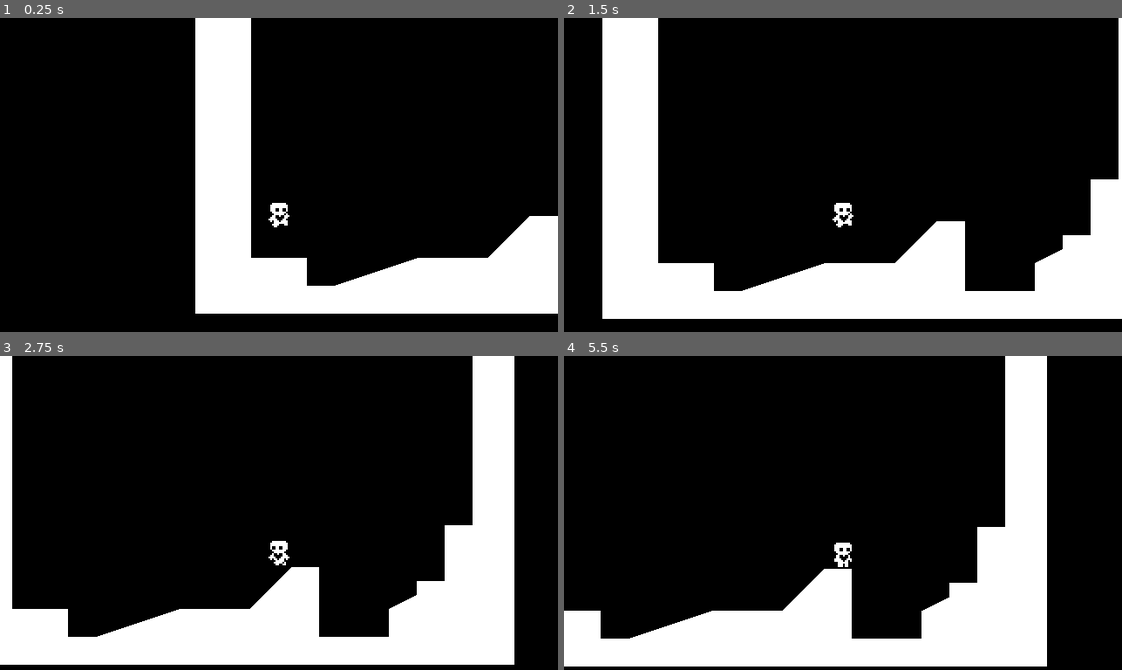
Above: before the commit, frames 1-4 (two rows, left to right).
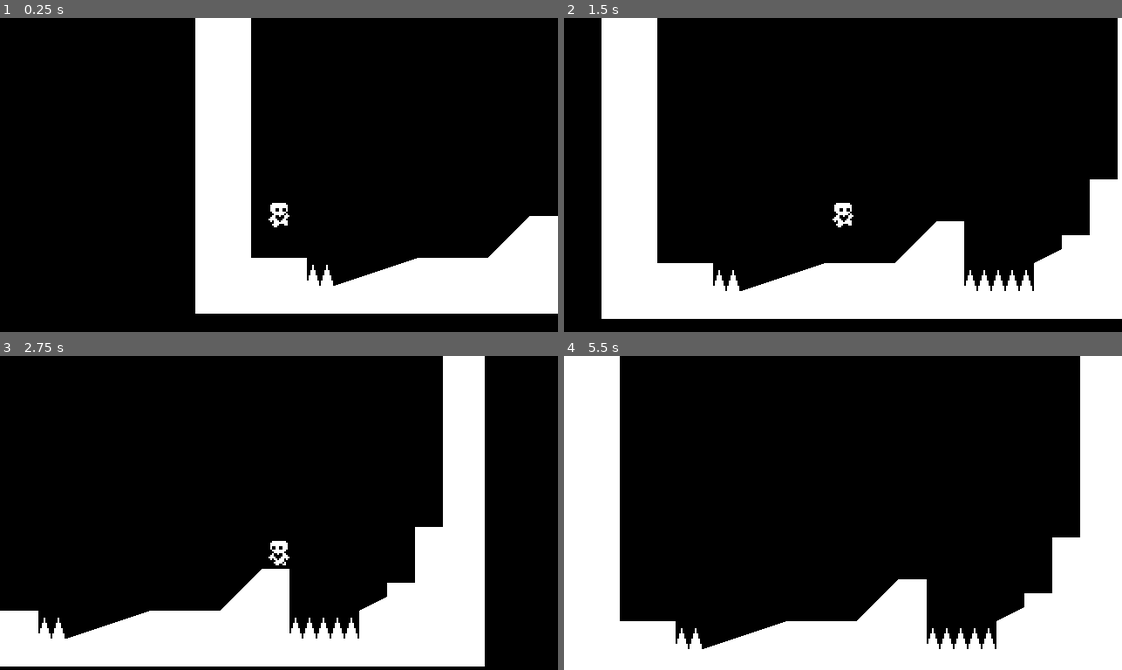
Above: after the commit, the same moments.

Repository: Superachi/Heart-Platformer
Game: Godot game, scene res://scenes/world/world.tscn
Two runs of this game, one before a commit and one after it. Both use one fixed random seed, a clock stepped at 60 frames per second and the inputs below.
Inputs:
- Up to frame 1 (0.25 s): no input
- Up to frame 2 (1.5 s): tap Enter (ui_accept) at 0.5, 0.6, 0.77, 1.07, 1.35 s; hold Right (ui_right) from 0.53 s (still down)
- Up to frame 3 (2.75 s): tap Enter (ui_accept) at 1.52, 1.82, 2.1 s; release Right (ui_right) at 2.03 s; hold Left (ui_left) from 2.03 s (still down)
- Up to frame 4 (5.5 s): release Left (ui_left) at 2.78 s; hold Right (ui_right) 2.78-4.28 s; tap Enter (ui_accept) at 2.85, 3.02, 3.32, 3.6, 3.77, 4.07, 4.35, 4.52, 4.82, 5.1 s; hold Left (ui_left) 4.28-5.03 s; hold Right (ui_right) from 5.03 s (still down)

The runs differ from the first frame. In frame 1, 0.2% of the frame differs, in the area x 55-60%, y 78-86%; in frame 2, 1.0%; in frame 3, 15%; in frame 4, 33%, in the area x 0-100%, y 0-100%.

Commit message:
Add layers and scenes for hazard area checking, destroying the player on overlap

Diff:
--- a/project.godot
+++ b/project.godot
@@ -23,6 +23,12 @@
 window/size/window_height_override=720
 window/stretch/mode="canvas_items"
 
+[layer_names]
+
+2d_physics/layer_1="World"
+2d_physics/layer_2="Player"
+2d_physics/layer_3="Hazard"
+
 [rendering]
 
 textures/canvas_textures/default_texture_filter=0
--- /dev/null
+++ b/scenes/hazard_area/hazard_area.tscn
@@ -0,0 +1,5 @@
+[gd_scene format=3 uid="uid://bd31tm7b4gfeu"]
+
+[node name="HazardArea" type="Area2D"]
+collision_layer = 4
+collision_mask = 0
--- a/scenes/player/Player.gd
+++ b/scenes/player/Player.gd
@@ -39,7 +39,7 @@
 	# Double jump (only activates after coyote time has stopped)
 	if !is_on_floor() && coyote_jump_timer.is_stopped() && !just_wall_jumped:
 		if Input.is_action_just_pressed("ui_accept") and air_jump:
-				velocity.y = movement_data.jump_velocity * 0.8
+				velocity.y = movement_data.jump_velocity * 0.7
 				air_jump = false
 
 	# Decrease jump height on key release
@@ -97,3 +97,6 @@
 
 	if !is_on_floor():
 		animated_sprite_2d.play("jump")
+
+func _on_hazard_detector_area_entered(area):
+	queue_free()
--- a/scenes/player/Player.tscn
+++ b/scenes/player/Player.tscn
@@ -81,7 +81,11 @@
 "speed": 10.0
 }]
 
+[sub_resource type="RectangleShape2D" id="RectangleShape2D_vassg"]
+size = Vector2(10, 15)
+
 [node name="Player" type="CharacterBody2D"]
+collision_layer = 2
 floor_constant_speed = true
 floor_snap_length = 4.0
 script = ExtResource("1_s6v8s")
@@ -102,3 +106,13 @@
 
 [node name="Camera2D" type="Camera2D" parent="."]
 position = Vector2(0, -32)
+
+[node name="HazardDetector" type="Area2D" parent="."]
+collision_layer = 0
+collision_mask = 4
+
+[node name="CollisionShape2D" type="CollisionShape2D" parent="HazardDetector"]
+position = Vector2(0, -7.5)
+shape = SubResource("RectangleShape2D_vassg")
+
+[connection signal="area_entered" from="HazardDetector" to="." method="_on_hazard_detector_area_entered"]
--- /dev/null
+++ b/scenes/spikes/spikes.tscn
@@ -0,0 +1,19 @@
+[gd_scene load_steps=3 format=3 uid="uid://ca6p06kfvgt01"]
+
+[ext_resource type="Texture2D" uid="uid://daopo5mj7knhg" path="res://assets/spikes.png" id="1_8lwr1"]
+[ext_resource type="PackedScene" uid="uid://bd31tm7b4gfeu" path="res://scenes/hazard_area/hazard_area.tscn" id="2_yhbj3"]
+
+[node name="Spikes" type="Node2D"]
+
+[node name="Sprite2D" type="Sprite2D" parent="."]
+position = Vector2(8, -8)
+texture = ExtResource("1_8lwr1")
+
+[node name="HazardArea" parent="." instance=ExtResource("2_yhbj3")]
+
+[node name="CollisionPolygon2D" type="CollisionPolygon2D" parent="HazardArea"]
+polygon = PackedVector2Array(0, 0, 3, -12, 4, -12, 7, 0)
+
+[node name="CollisionPolygon2D2" type="CollisionPolygon2D" parent="HazardArea"]
+position = Vector2(8, 0)
+polygon = PackedVector2Array(0, 0, 3, -12, 4, -12, 7, 0)
--- a/scenes/world/world.tscn
+++ b/scenes/world/world.tscn
@@ -1,7 +1,8 @@
-[gd_scene load_steps=4 format=3 uid="uid://wkgd1y3xxxvl"]
+[gd_scene load_steps=5 format=3 uid="uid://wkgd1y3xxxvl"]
 
 [ext_resource type="Script" path="res://scenes/world/world.gd" id="1_q5o4c"]
 [ext_resource type="PackedScene" uid="uid://da1eh54dyt85x" path="res://scenes/player/Player.tscn" id="2_3tnpb"]
+[ext_resource type="PackedScene" uid="uid://ca6p06kfvgt01" path="res://scenes/spikes/spikes.tscn" id="3_iufsn"]
 
 [sub_resource type="RectangleShape2D" id="RectangleShape2D_aho05"]
 size = Vector2(16, 96)
@@ -10,12 +11,14 @@
 script = ExtResource("1_q5o4c")
 
 [node name="StaticBody2D2" type="StaticBody2D" parent="."]
+collision_mask = 0
 
 [node name="CollisionShape2D" type="CollisionShape2D" parent="StaticBody2D2"]
 position = Vector2(72, 48)
 shape = SubResource("RectangleShape2D_aho05")
 
 [node name="StaticBody2D" type="StaticBody2D" parent="."]
+collision_mask = 0
 
 [node name="CollisionPolygon2D" type="CollisionPolygon2D" parent="StaticBody2D"]
 polygon = PackedVector2Array(0, 0, 32, 0, 32, 152, 64, 152, 64, 168, 80, 168, 128, 152, 168, 152, 192, 128, 208, 128, 208, 168, 248, 168, 248, 152, 264, 144, 264, 136, 280, 136, 280, 104, 296, 104, 296, 0, 320, 0, 320, 184, 0, 184)
@@ -24,3 +27,15 @@
 
 [node name="Player" parent="." instance=ExtResource("2_3tnpb")]
 position = Vector2(48, 120)
+
+[node name="Spikes" parent="." instance=ExtResource("3_iufsn")]
+position = Vector2(64, 168)
+
+[node name="Spikes2" parent="." instance=ExtResource("3_iufsn")]
+position = Vector2(208, 168)
+
+[node name="Spikes3" parent="." instance=ExtResource("3_iufsn")]
+position = Vector2(224, 168)
+
+[node name="Spikes4" parent="." instance=ExtResource("3_iufsn")]
+position = Vector2(232, 168)
Binary file added: assets/spikes.png
Not shown, added: assets/spikes.png.import
Not shown: 1 places in scenes/player/Player.tscn that only renumber resources
